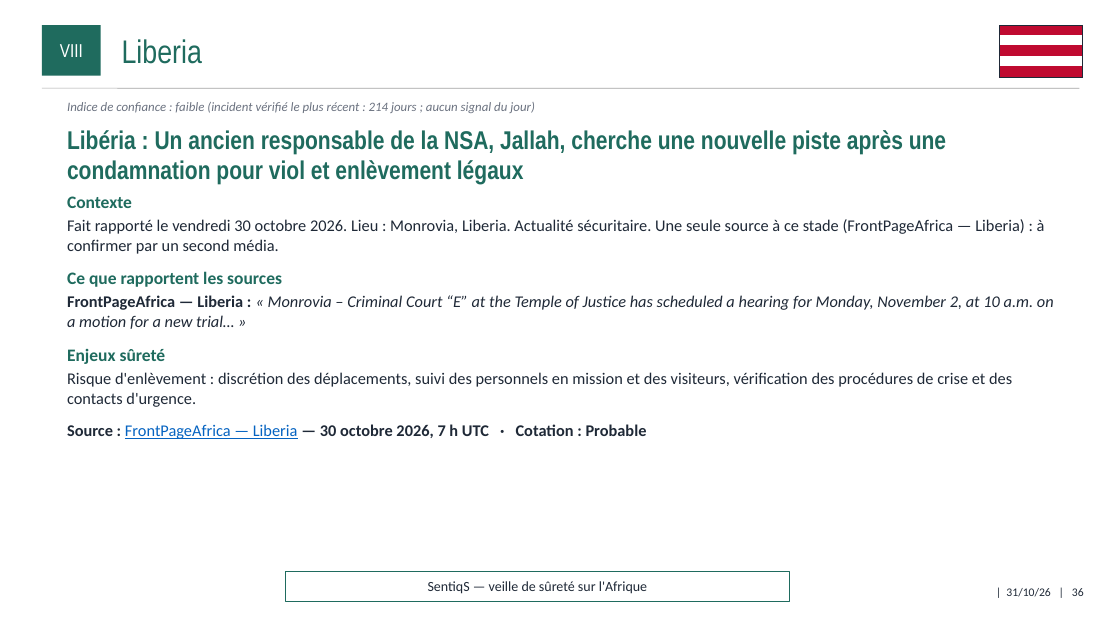
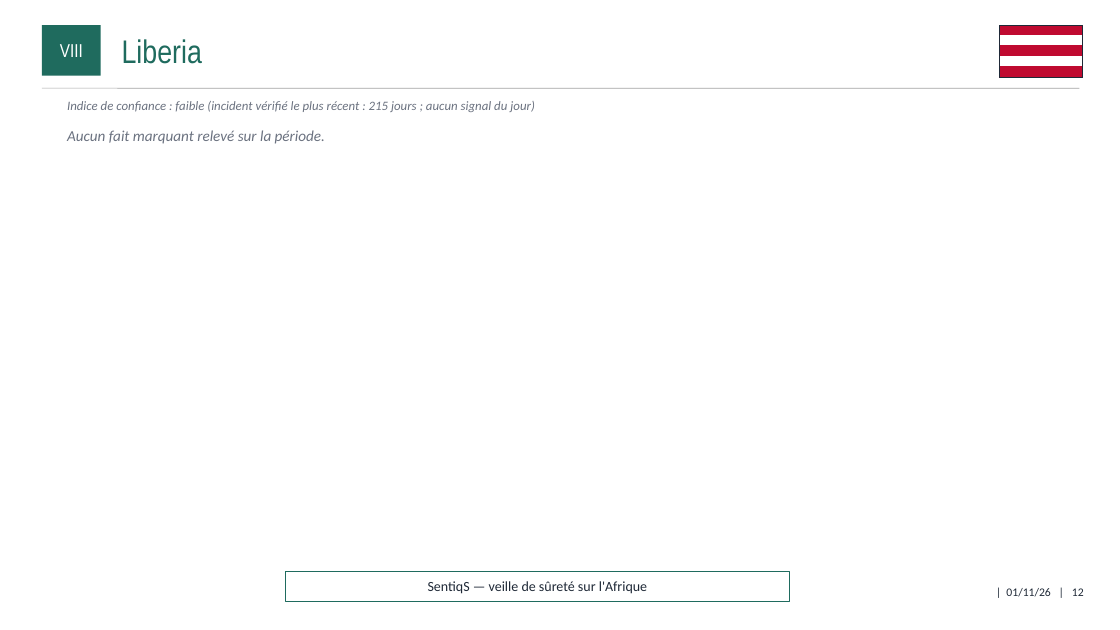
Before and after one commit to ytl1-ops/SentiqS, a slide deck: slide 12 of web/rapports/mensuel/dernier.pptx (slide 36 before the commit). Drawn at 1120x630 pixels with LibreOffice and Linux fonts; fonts in the diff are those of the drawing. Boxes give left, top, right and bottom in pixels: in the first picture for what was removed or moved away, otherwise in the second. Text is boxed around its words. In the diff, an @@ line names an element or a change of style, - is before the commit and + after.

```diff
--- a/web/rapports/mensuel/dernier.pptx
+++ b/web/rapports/mensuel/dernier.pptx
@@ text at (x1=67, y1=101, x2=535, y2=112): text changed @@
-Indice de confiance : faible (incident vérifié le plus récent : 214 jours ; aucun signal du jour)
+Indice de confiance : faible (incident vérifié le plus récent : 215 jours ; aucun signal du jour)
@@ text at (x1=67, y1=130, x2=325, y2=144): text changed; size 22 to 13 pt; font Arial Narrow to Calibri; text colour #1F6B5E to #6B7280; bold off; italic on @@
-Libéria : Un ancien responsable de la NSA, Jallah, cherche une nouvelle piste après une condamnation pour viol et enlèvement légaux
+Aucun fait marquant relevé sur la période.
@@ text removed at (x1=67, y1=196, x2=1054, y2=439) @@
-Contexte
-Fait rapporté le vendredi 30 octobre 2026. Lieu : Monrovia, Liberia. Actualité sécuritaire. Une seule source à ce stade (FrontPageAfrica — Liberia) : à confirmer par un second média.
-Ce que rapportent les sources
-FrontPageAfrica — Liberia : « Monrovia – Criminal Court “E” at the Temple of Justice has scheduled a hearing for Monday, November 2, at 10 a.m. on a motion for a new trial… »
-Enjeux sûreté
-Risque d'enlèvement : discrétion des déplacements, suivi des personnels en mission et des visiteurs, vérification des procédures de crise et des contacts d'urgence.
-Source : FrontPageAfrica — Liberia — 30 octobre 2026, 7 h UTC · Cotation : Probable
@@ text at (x1=1006, y1=588, x2=1084, y2=597): text changed @@
-| 31/10/26 | 36
+| 01/11/26 | 12
```
Also in this commit, not shown: 13 other slides changed, 28 slides removed, 14 other files.
